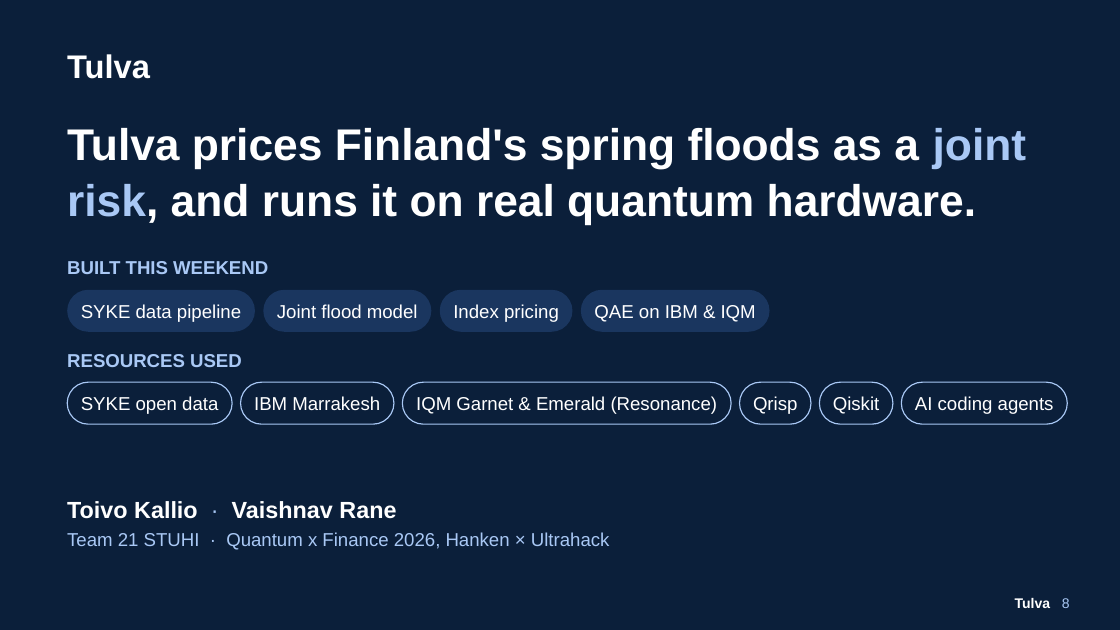
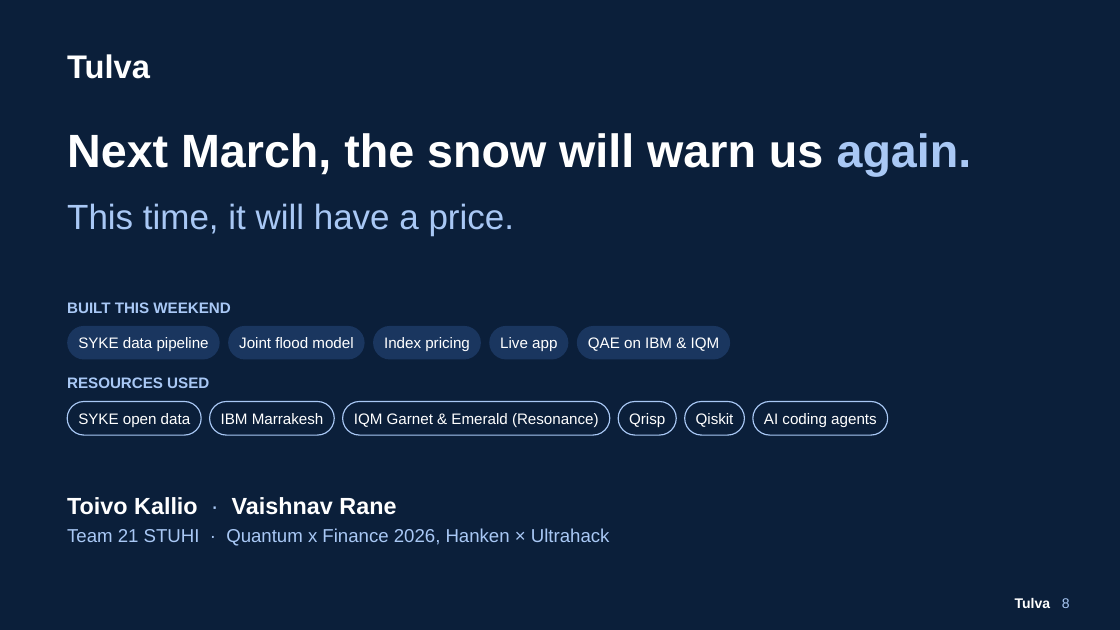
Before and after one commit to Zawaer/tulva, a slide deck: slide 8 of deck/Tulva_QxF2026.pptx. Drawn at 1120x630 pixels with LibreOffice and Linux fonts; fonts in the diff are those of the drawing. Boxes give left, top, right and bottom in pixels: in the first picture for what was removed or moved away, otherwise in the second. Text is boxed around its words. In the diff, an @@ line names an element or a change of style, - is before the commit and + after.

```diff
--- a/deck/Tulva_QxF2026.pptx
+++ b/deck/Tulva_QxF2026.pptx
@@ text removed at box(67, 128, 1027, 224) @@
-Tulva prices Finland's spring floods as a joint risk, and runs it on real quantum hardware.
@@ text added at box(67, 133, 972, 236), 40 pt, text #A9C8F5, bold @@
+Next March, the snow will warn us again.
+This time, it will have a price.
@@ text "BUILT THIS WEEKEND": place and size @@
-text "BUILT THIS WEEKEND" at box(67, 261, 268, 274)
+text "BUILT THIS WEEKEND" at box(67, 302, 230, 313)
@@ text "SYKE data pipeline": place and size @@
-text "SYKE data pipeline" at box(81, 304, 241, 322)
+text "SYKE data pipeline" at box(78, 337, 209, 351)
@@ rounded rectangle: place and size @@
-rounded rectangle at box(67, 290, 255, 332)
+rounded rectangle at box(67, 326, 220, 360)
@@ text "Joint flood model": place and size @@
-text "Joint flood model" at box(277, 304, 418, 318)
+text "Joint flood model" at box(239, 337, 353, 348)
@@ rounded rectangle: place and size @@
-rounded rectangle at box(263, 290, 431, 332)
+rounded rectangle at box(229, 326, 365, 360)
@@ text "Index pricing": place and size @@
-text "Index pricing" at box(453, 304, 559, 322)
+text "Index pricing" at box(384, 337, 470, 351)
@@ rounded rectangle added at box(373, 326, 481, 360), fill #1A365F @@
@@ rounded rectangle: place and size @@
-rounded rectangle at box(439, 290, 572, 332)
+rounded rectangle at box(489, 326, 568, 360)
@@ text "QAE on IBM & IQM": place and size @@
-text "QAE on IBM & IQM" at box(594, 305, 756, 322)
+text "QAE on IBM & IQM" at box(588, 337, 720, 351)
@@ rounded rectangle: place and size @@
-rounded rectangle at box(581, 290, 770, 332)
+rounded rectangle at box(577, 326, 731, 360)
@@ text added at box(500, 337, 557, 351), 13 pt, text #FFFFFF @@
+Live app
@@ text "RESOURCES USED": place and size @@
-text "RESOURCES USED" at box(67, 354, 242, 367)
+text "RESOURCES USED" at box(67, 377, 209, 388)
@@ rounded rectangle removed at box(902, 382, 1068, 424) @@
@@ text "SYKE open data": place and size @@
-text "SYKE open data" at box(81, 396, 218, 414)
+text "SYKE open data" at box(78, 413, 190, 427)
@@ rounded rectangle: place and size @@
-rounded rectangle at box(67, 382, 232, 424)
+rounded rectangle at box(67, 402, 202, 435)
@@ text "IBM Marrakesh": place and size @@
-text "IBM Marrakesh" at box(254, 396, 380, 410)
+text "IBM Marrakesh" at box(221, 413, 324, 424)
@@ rounded rectangle: place and size @@
-rounded rectangle at box(240, 382, 394, 424)
+rounded rectangle at box(210, 402, 334, 435)
@@ text "IQM Garnet & Emerald (Resonance)": place and size @@
-text "IQM Garnet & Emerald (Resonance)" at box(416, 396, 718, 414)
+text "IQM Garnet & Emerald (Resonance)" at box(354, 413, 599, 427)
@@ rounded rectangle: place and size @@
-rounded rectangle at box(402, 382, 731, 424)
+rounded rectangle at box(343, 402, 610, 435)
@@ text "Qrisp": place and size @@
-text "Qrisp" at box(753, 396, 797, 414)
+text "Qrisp" at box(629, 413, 665, 427)
@@ rounded rectangle added at box(618, 402, 676, 435), fill #0B1F3A, outline #A9C8F5 1 pt @@
@@ text "Qiskit": place and size @@
-text "Qiskit" at box(833, 396, 879, 414)
+text "Qiskit" at box(696, 413, 734, 427)
@@ rounded rectangle: place and size @@
-rounded rectangle at box(739, 382, 811, 424)
+rounded rectangle at box(685, 402, 744, 435)
@@ size 16 to 13 pt in 12 elements at box(67, 377, 209, 388), box(67, 302, 230, 313), box(78, 413, 190, 427), box(221, 413, 324, 424), box(78, 337, 209, 351), box(588, 337, 720, 351), box(239, 337, 353, 348), box(354, 413, 599, 427), box(384, 337, 470, 351), box(629, 413, 665, 427), box(696, 413, 734, 427), box(764, 413, 876, 427) @@
@@ text "AI coding agents": place and size @@
-text "AI coding agents" at box(915, 396, 1054, 414)
+text "AI coding agents" at box(764, 413, 876, 427)
@@ rounded rectangle: place and size @@
-rounded rectangle at box(819, 382, 893, 424)
+rounded rectangle at box(753, 402, 888, 435)
@@ text "Toivo Kallio · Vaishnav Rane": place and size @@
-text "Toivo Kallio · Vaishnav Rane" at box(67, 501, 610, 550)
+text "Toivo Kallio · Vaishnav Rane" at box(67, 497, 610, 546)
```
Also in this commit, not shown: 6 other slides changed, 1 slide added, 1 slide removed, 17 other files.
